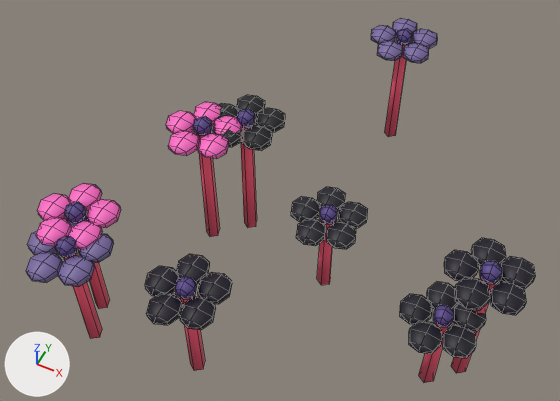
Before and after pictures for a commit that changed the FBX model pet-race-league/models/fbx/Flowers.fbx.
Both versions are drawn from a 50 mm camera at (1.74, -4.63, 6.06) aimed at (-0.39, -0.37, 0.73). Arrows for +X, +Y and +Z are at lower left; the lights stay in place. The older version comes first. Mesh edges are drawn as thin lines.

Before the edit, the objects in view are built like this:
```python
me_flowers = bpy.data.meshes.new('Flowers')
me_flowers.from_pydata(...)  # 1170 vertices, 1359 faces; spans x -1.94..1.9, y -2.33..2.05, z 0.0..1.54
me_flowers.materials.append(mat_palette)  # picture img_palette_png
ob_flowers = bpy.data.objects.new('Flowers', me_flowers)
ob_flowers.location = (0.0, 0.0, 0.0)
```
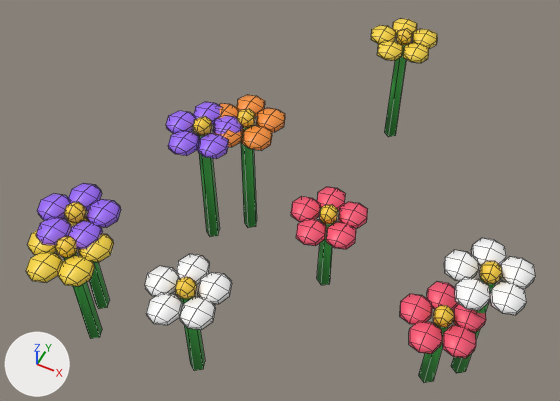
What differs and where, as boxes [x1, y1, x2, y2] in the pictures (560 x 401 px):
part 1 of me_flowers, surface changed
    both: [26, 18, 535, 383]

The change, as a list of edits to the scene's bpy script:
```text
Change me_flowers:
    where me_flowers.from_pydata(...)  # 1170 vertices, 1359 faces; spans x -1.94..1.9, y -2.33..2.05, z 0.0..1.54
    used by ob_flowers; location = (0.0, 0.0, 0.0)
    me_flowers part 1: 1359 kept faces spanning x -1.94..1.9, y -2.33..2.05, z 0.0..1.54 get new texture (UV) coordinates
```
